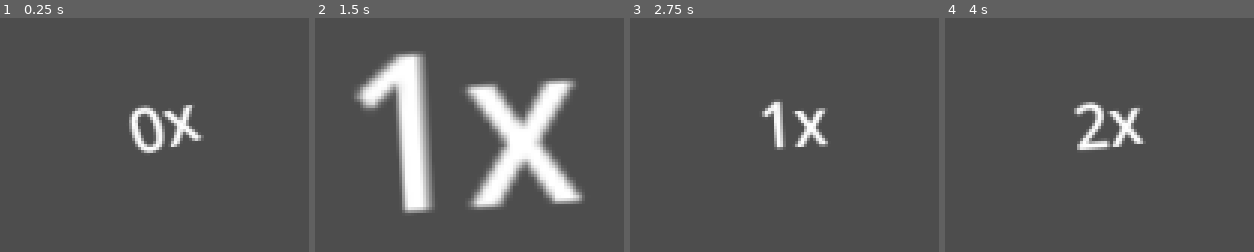
Above: before the commit, frames 1-4 (left to right).
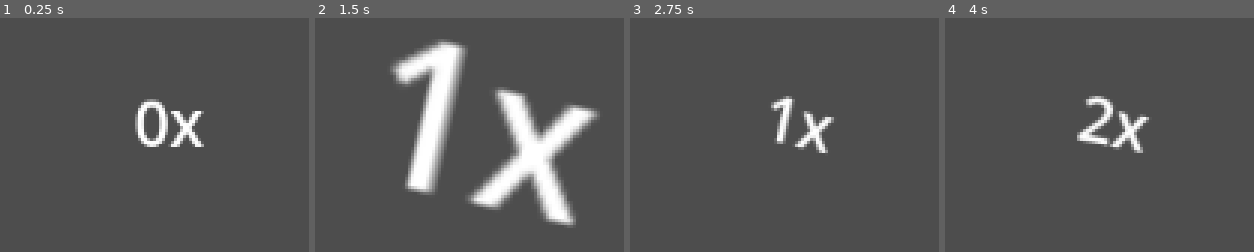
Above: after the commit, the same moments.

Repository: GDD-JamTeam/signal_breaker
Game: Godot game, scene res://scenes/ui/in_game_ui/contador_hitsl.tscn
Same seed, same stepped clock (60 frames per second), same inputs: the game is played once before the commit and once after it.
Inputs:
- Up to frame 1 (0.25 s): no input
- Up to frame 2 (1.5 s): tap Enter at 0.5 s; tap Space at 1.25 s; hold Left (ui_left) from 1.28 s (still down)
- Up to frame 3 (2.75 s): tap Enter at 2 s; release Left (ui_left) at 2.03 s
- Up to frame 4 (4 s): tap Space at 2.75 s; tap Enter at 3.5 s; hold Left (ui_left) from 3.53 s (still down)

The runs differ from the first frame. In frame 1, 3.0% of the frame differs, in the area x 41-67%, y 34-58%; in frame 2, 25%, in the area x 12-93%, y 8-89%; in frame 3, 2.5%; in frame 4, 2.8%.

Commit message:
Separar animacion de tween a su propia funcion

Diff:
--- a/signal-breaker/scenes/ui/in_game_ui/contador_hitsl.tscn
+++ b/signal-breaker/scenes/ui/in_game_ui/contador_hitsl.tscn
@@ -18,8 +18,8 @@
 offset_bottom = 345.0
 grow_horizontal = 2
 grow_vertical = 2
-rotation = -0.26529005
 pivot_offset_ratio = Vector2(0.5, 0.5)
 theme_override_font_sizes/font_size = 30
 text = "0x"
+horizontal_alignment = 1
 script = ExtResource("1_i78qv")
--- a/signal-breaker/scripts/contador_hits.gd
+++ b/signal-breaker/scripts/contador_hits.gd
@@ -11,14 +11,15 @@
 		actualizar_contador()
 
 func actualizar_contador():
+	animacion_pop()
+	hits += 1
+	self.text = str(hits) + "x"
+
+func animacion_pop():
 	var tween_pop = get_tree().create_tween()
 	var tilt = deg_to_rad(randf_range(-20, 20))
 	var scale_factor = randf_range(3, 3.5)
-	print(rad_to_deg(tilt))
-	#var tween_shrink = get_tree().create_tween()
 
 	tween_pop.parallel().tween_property(self, "scale", scale*scale_factor, 0.1).set_trans(Tween.TRANS_EXPO)
 	tween_pop.parallel().tween_property(self, "rotation", tilt, 0.1)
 	tween_pop.tween_property(self, "scale", Vector2.ONE, 0.3).set_trans(Tween.TRANS_BACK)
-	hits += 1
-	self.text = str(hits) + "x"
